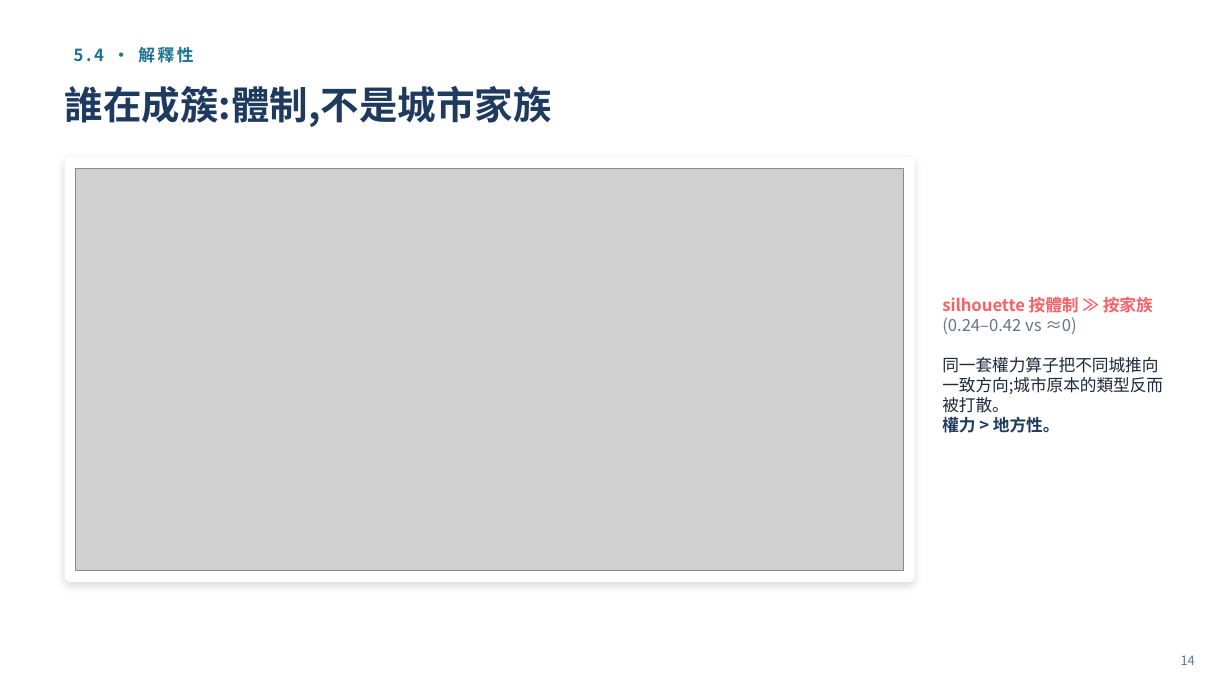
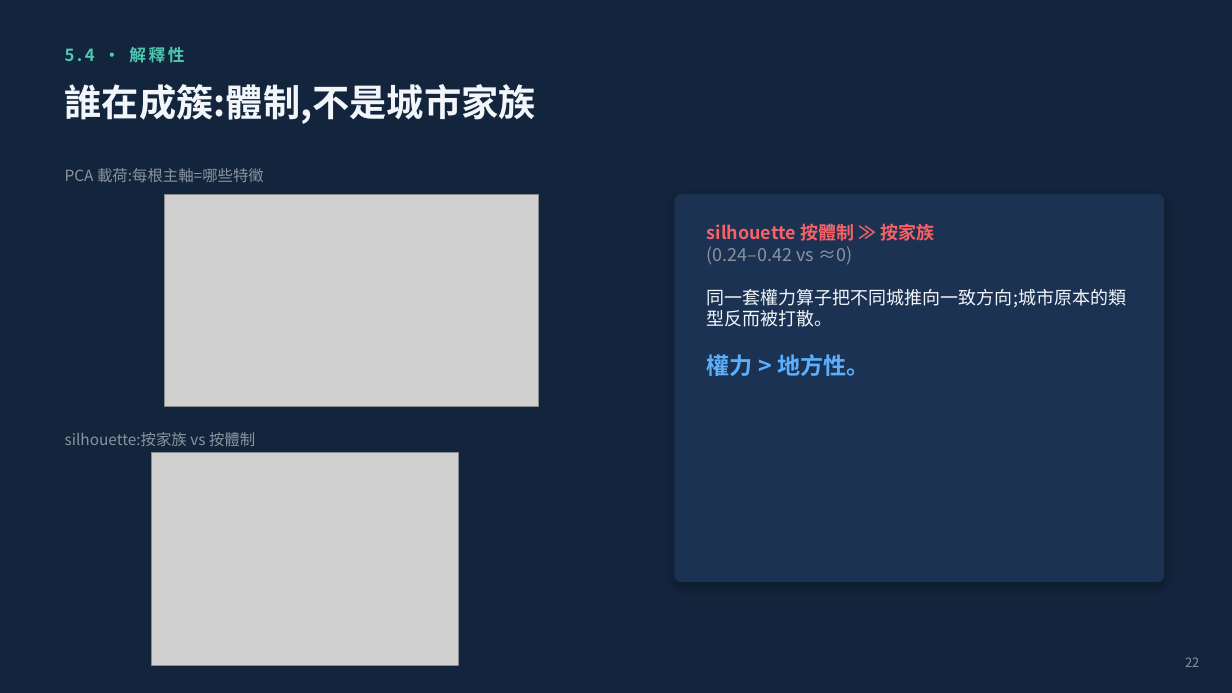
Before and after one commit to scott-lbx/ws-df26-w18, a slide deck: slide 26 of 07_Latent_Urban/潛空間教學簡報.pptx (slide 18 before the commit). Drawn at 1232x693 pixels with LibreOffice and Linux fonts; fonts in the diff are those of the drawing; grey boxes stand for pictures. Boxes give left, top, right and bottom in pixels: in the first picture for what was removed or moved away, otherwise in the second. Text is boxed around its words. In the diff, an @@ line names an element or a change of style, - is before the commit and + after.

```diff
--- a/07_Latent_Urban/潛空間教學簡報.pptx
+++ b/07_Latent_Urban/潛空間教學簡報.pptx
@@ background #FFFFFF to #12253C @@
@@ text "5.4 · 解釋性" at <box>65,47,184,63</box>: text colour #1C7293 to #4EC9B0 @@
@@ text "誰在成簇:體制,不是城市家族" at <box>65,84,536,124</box>: size 30 to 29 pt, text colour #1E3A5F to #F2F5FA @@
@@ rounded rectangle removed at <box>65,157,915,582</box> @@
@@ text added at <box>65,168,264,182</box>, 12 pt, text #8B949E @@
+PCA 載荷:每根主軸=哪些特徵
@@ picture removed at <box>76,168,904,571</box> @@
@@ picture added at <box>165,194,539,407</box> @@
@@ rounded rectangle added at <box>675,194,1165,582</box>, fill #1C3252 @@
@@ text "silhouette 按體制 ≫ 按家族": place and size @@
-text "silhouette 按體制 ≫ 按家族" at <box>942,297,1163,433</box>
+text "silhouette 按體制 ≫ 按家族" at <box>707,221,1126,376</box>
@@ text "silhouette 按體制 ≫ 按家族" at <box>707,221,1126,376</box>: size 13 to 14 pt; text colour #64748B to #8B949E in "(0.24–0.42 vs ≈0)"; text colour #1E293B to #F2F5FA in "同一套權力算子把不同城推向一致方向;城市原本的類型反而被打散。"; size 13 to 18 pt, text colour #1E3A5F to #5AB0FF in "權力 > 地方性。"; vertical alignment middle to top @@
@@ text added at <box>65,432,255,446</box>, 12 pt, text #8B949E @@
+silhouette:按家族 vs 按體制
@@ picture added at <box>152,453,459,665</box> @@
@@ text removed at <box>1181,655,1195,665</box> @@
-14
@@ text added at <box>1185,657,1199,667</box>, 10 pt, text #8B949E @@
+22
```
Also in this commit, not shown: 18 other slides changed, 12 slides added, 3 slides removed, 9 other files.
